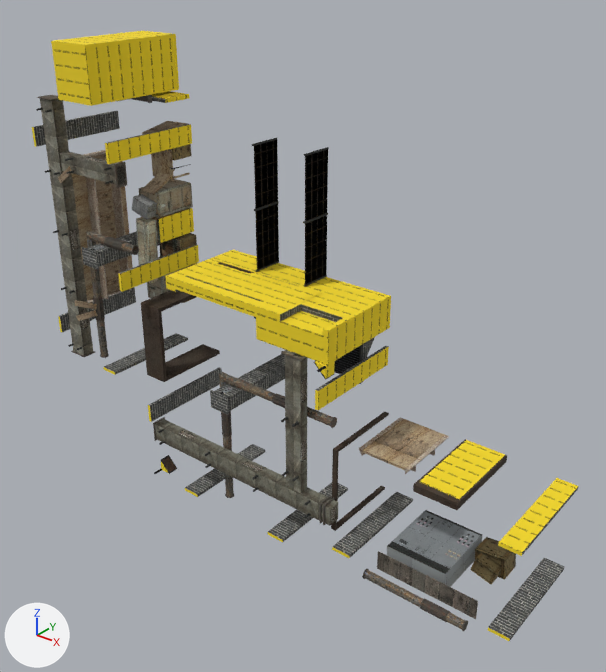
The OBJ model Assets/Models/Generated/office_props.vmf.obj as it was, and as the next commit left it.
One viewpoint serves both versions: a 50 mm camera at (602.0, -749.0, 422.0) aimed at (54.0, -65.0, -2.0). The lights are fixed; the arrows at lower left show +X, +Y and +Z. Where no turn or scale is listed for an object, it has been applied to the vertices.

Names of what the first picture shows: '1009', '11389', '11766', '11767', '2716', '2961', '66', '7316', '8458', '9397', '9867', '9974'.
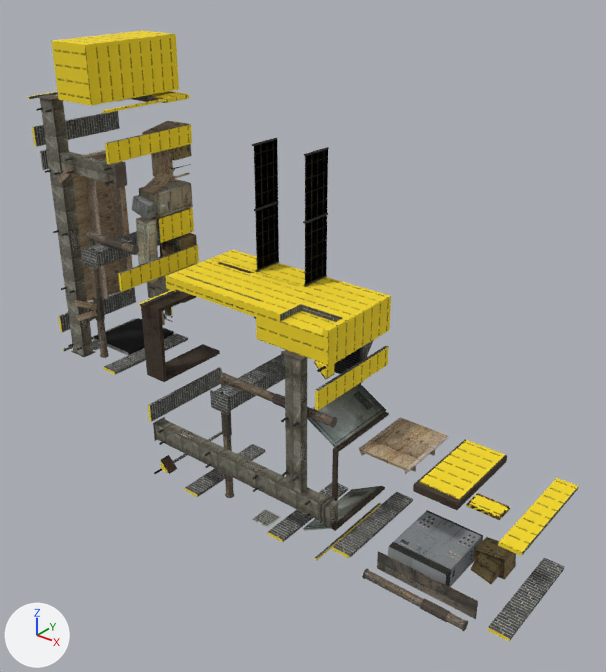
Location of each change, (x1, y1, x2, y2) in pixels of the pictures (606 x 672 px):
'13669', added
    after: (307, 384, 386, 448)
'13543', added (black)
    after: (93, 318, 174, 355)
'13670', added
    after: (303, 486, 380, 530)
'13273', added
    after: (469, 495, 507, 516)
'13647', added
    after: (315, 503, 381, 561)
'13556', added
    after: (252, 509, 280, 527)
'13664', added
    after: (102, 99, 166, 113)
'13274', added
    after: (466, 503, 501, 520)
'13555', added
    after: (40, 150, 49, 170)
'13650', added
    after: (335, 328, 390, 363)
'13666', added
    after: (138, 290, 179, 306)
'13639', added
    after: (173, 431, 222, 463)
'13654', added
    after: (63, 318, 137, 352)
'13659', added
    after: (28, 92, 58, 99)
'13271', added
    after: (477, 493, 510, 510)
'13275', added
    after: (499, 507, 509, 518)

What changed in the scene script:
```text
Add ob_13670:
    ob_13670 = bpy.data.objects.new('13670', me_13670)  # 8 vertices, 6 faces; spans x 86.0..133.4, y -104.0..-2.0, z -242.2..-213.1; in mat_dev_dev_lowermetaldoor02a (picture img_dev_lowermetaldoor02a_tga)
    ob_13670.location = (0.0, 0.0, 0.0)
Add ob_13669:
    ob_13669 = bpy.data.objects.new('13669', me_13669)  # 8 vertices, 6 faces; spans x 86.0..133.4, y -104.0..-2.0, z -104.0..-74.9; in mat_dev_dev_lowermetaldoor02a (picture img_dev_lowermetaldoor02a_tga)
    ob_13669.location = (0.0, 0.0, 0.0)
Add ob_13666:
    ob_13666 = bpy.data.objects.new('13666', me_13666)  # 8 vertices, 6 faces; spans x -147.0..-144.0, y -136.0..-2.0, z 5.0..8.0; in mat_tools_toolsnodraw (picture img_toolsnodraw_tga), mat_delivery_beyond_bricks058_1k_color (picture img_bricks058_1k_color_tga)
    ob_13666.location = (0.0, 0.0, 0.0)
Add ob_13664:
    ob_13664 = bpy.data.objects.new('13664', me_13664)  # 8 vertices, 6 faces; spans x -179.0..-176.0, y -136.0..-42.0, z 234.0..237.0; in mat_tools_toolsnodraw (picture img_toolsnodraw_tga), mat_delivery_beyond_bricks058_1k_color (picture img_bricks058_1k_color_tga)
    ob_13664.location = (0.0, 0.0, 0.0)
Add ob_13659:
    ob_13659 = bpy.data.objects.new('13659', me_13659)  # 8 vertices, 6 faces; spans x -320.0..-317.0, y -136.0..-42.0, z 234.0..237.0; in mat_tools_toolsnodraw (picture img_toolsnodraw_tga), mat_delivery_beyond_bricks058_1k_color (picture img_bricks058_1k_color_tga)
    ob_13659.location = (0.0, 0.0, 0.0)
Add ob_13654:
    ob_13654 = bpy.data.objects.new('13654', me_13654)  # 8 vertices, 6 faces; spans x -320.0..-317.0, y -136.0..-2.0, z -112.0..-109.0; in mat_tools_toolsnodraw (picture img_toolsnodraw_tga), mat_delivery_beyond_bricks058_1k_color (picture img_bricks058_1k_color_tga)
    ob_13654.location = (0.0, 0.0, 0.0)
Add ob_13650:
    ob_13650 = bpy.data.objects.new('13650', me_13650)  # 8 vertices, 6 faces; spans x 129.0..132.0, y -108.0..-2.0, z 5.0..8.0; in mat_tools_toolsnodraw (picture img_toolsnodraw_tga), mat_delivery_beyond_bricks058_1k_color (picture img_bricks058_1k_color_tga)
    ob_13650.location = (0.0, 0.0, 0.0)
Add ob_13647:
    ob_13647 = bpy.data.objects.new('13647', me_13647)  # 8 vertices, 6 faces; spans x 129.0..132.0, y -136.0..-2.0, z -244.0..-241.0; in mat_tools_toolsnodraw (picture img_toolsnodraw_tga), mat_delivery_beyond_bricks058_1k_color (picture img_bricks058_1k_color_tga)
    ob_13647.location = (0.0, 0.0, 0.0)
Add ob_13639:
    ob_13639 = bpy.data.objects.new('13639', me_13639)  # 8 vertices, 6 faces; spans x -147.0..-144.0, y -108.0..-2.0, z -244.0..-241.0; in mat_tools_toolsnodraw (picture img_toolsnodraw_tga), mat_delivery_beyond_bricks058_1k_color (picture img_bricks058_1k_color_tga)
    ob_13639.location = (0.0, 0.0, 0.0)
Add ob_13556:
    ob_13556 = bpy.data.objects.new('13556', me_13556)  # 8 vertices, 6 faces; spans x 22.0..47.0, y -126.0..-101.0, z -244.0..-243.0; in mat_tools_toolsnodraw (picture img_toolsnodraw_tga), mat_metal_metalvent001a (picture img_metalvent001a_tga)
    ob_13556.location = (0.0, 0.0, 0.0)
Add ob_13555:
    ob_13555 = bpy.data.objects.new('13555', me_13555)  # 8 vertices, 6 faces; spans x -320.0..-319.0, y -129.0..-104.0, z 144.0..169.0; in mat_tools_toolsnodraw (picture img_toolsnodraw_tga), mat_metal_metalvent001a (picture img_metalvent001a_tga)
    ob_13555.location = (0.0, 0.0, 0.0)
Add ob_13543:
    ob_13543 = bpy.data.objects.new('13543', me_13543)  # 8 vertices, 6 faces; spans x -313.0..-237.0, y -88.0..-2.0, z -112.0..-107.0; in mat_props_metalpanel016b (picture img_metalpanel016b_tga), mat_tools_toolsnodraw (picture img_toolsnodraw_tga), mat_props_metalpanel014a (picture img_metalpanel014a_tga)
    ob_13543.location = (0.0, 0.0, 0.0)
Add ob_13275:
    ob_13275 = bpy.data.objects.new('13275', me_13275)  # a box spanning x 332.0..334.0, y -100.0..-81.0, z -107.0..-104.0; in mat_delivery_beyond_paintedmetal016_1k_color (picture img_paintedmetal016_1k_color_tga)
    ob_13275.location = (0.0, 0.0, 0.0)
Add ob_13274:
    ob_13274 = bpy.data.objects.new('13274', me_13274)  # a box spanning x 297.0..334.0, y -102.0..-100.0, z -107.0..-104.0; in mat_delivery_beyond_paintedmetal016_1k_color (picture img_paintedmetal016_1k_color_tga)
    ob_13274.location = (0.0, 0.0, 0.0)
Add ob_13273:
    ob_13273 = bpy.data.objects.new('13273', me_13273)  # 8 vertices, 6 faces; spans x 299.0..332.0, y -100.0..-81.0, z -106.0..-104.0; in mat_tools_toolsnodraw (picture img_toolsnodraw_tga), mat_delivery_beyond_personnel_sign (picture img_personnel_sign_tga)
    ob_13273.location = (0.0, 0.0, 0.0)
Add ob_13271:
    ob_13271 = bpy.data.objects.new('13271', me_13271)  # a box spanning x 297.0..334.0, y -81.0..-79.0, z -107.0..-104.0; in mat_delivery_beyond_paintedmetal016_1k_color (picture img_paintedmetal016_1k_color_tga)
    ob_13271.location = (0.0, 0.0, 0.0)
```
